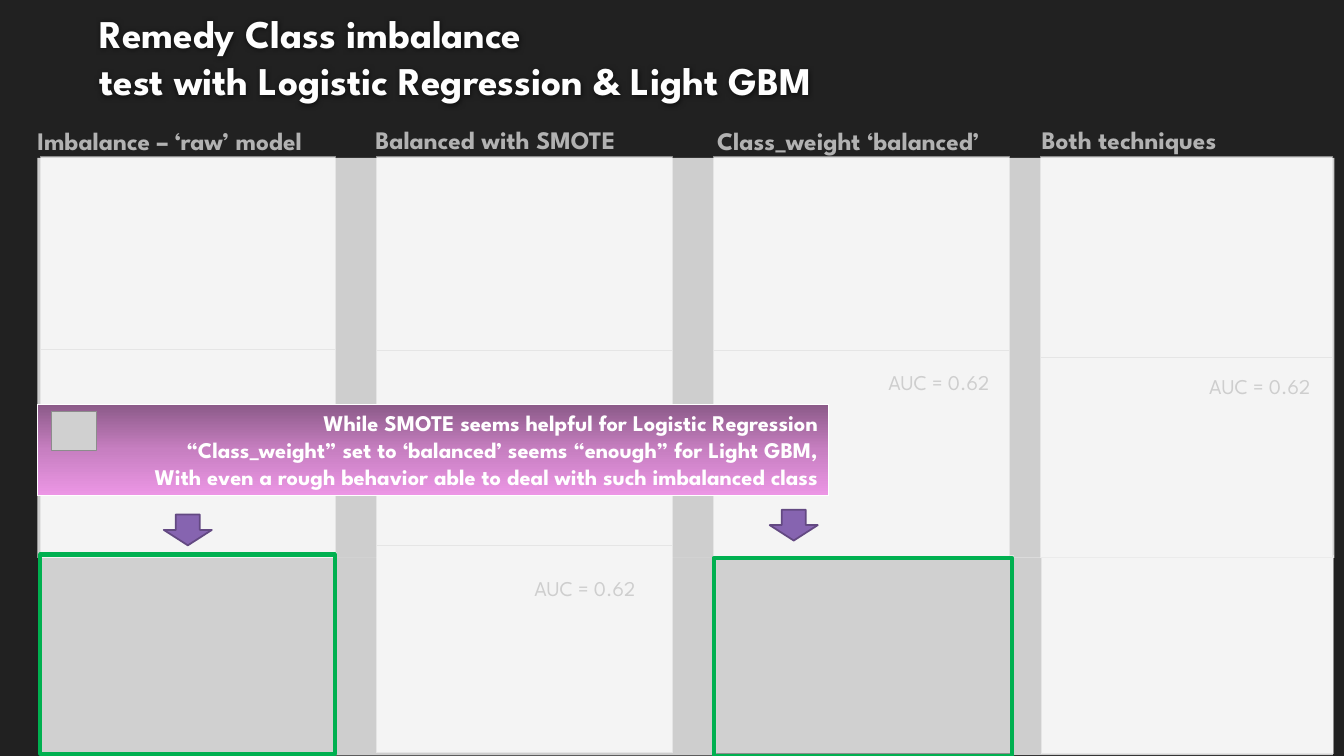
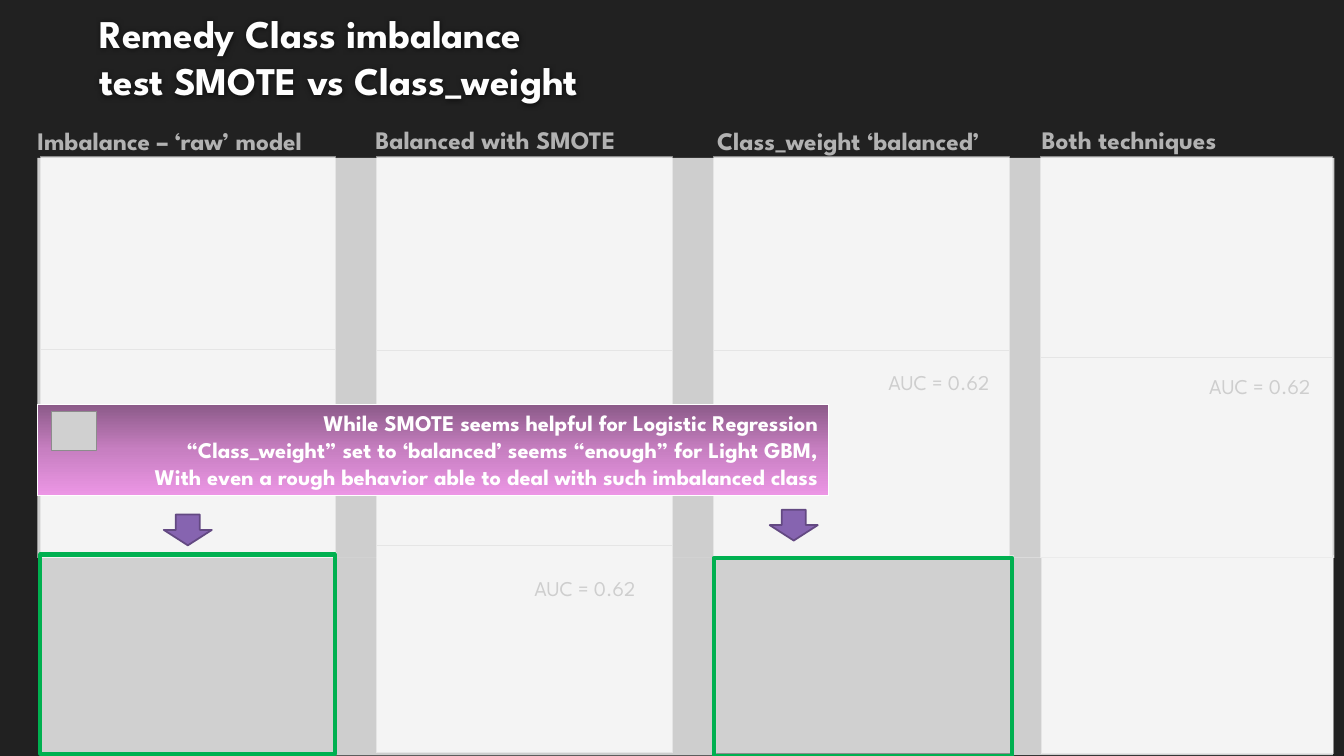
Before and after one commit to EtienneLardeur/P7_Scoring, a slide deck: slide 14 of P7_Support.pptx (slide 13 before the commit). Drawn at 1344x756 pixels with LibreOffice and Linux fonts; fonts in the diff are those of the drawing; grey boxes stand for pictures; background and template pictures are left out. Boxes give left, top, right and bottom in pixels: in the first picture for what was removed or moved away, otherwise in the second. Text is boxed around its words. In the diff, an @@ line names an element or a change of style, - is before the commit and + after.

```diff
--- a/P7_Support.pptx
+++ b/P7_Support.pptx
@@ title at (99,21,578,104): text changed @@
-Remedy Class imbalance
-test with Logistic Regression & Light GBM
+Remedy Class imbalance
+test SMOTE vs Class_weight
```
Also in this commit, not shown: 12 other slides changed, 9 slides added, 12 slides removed.
